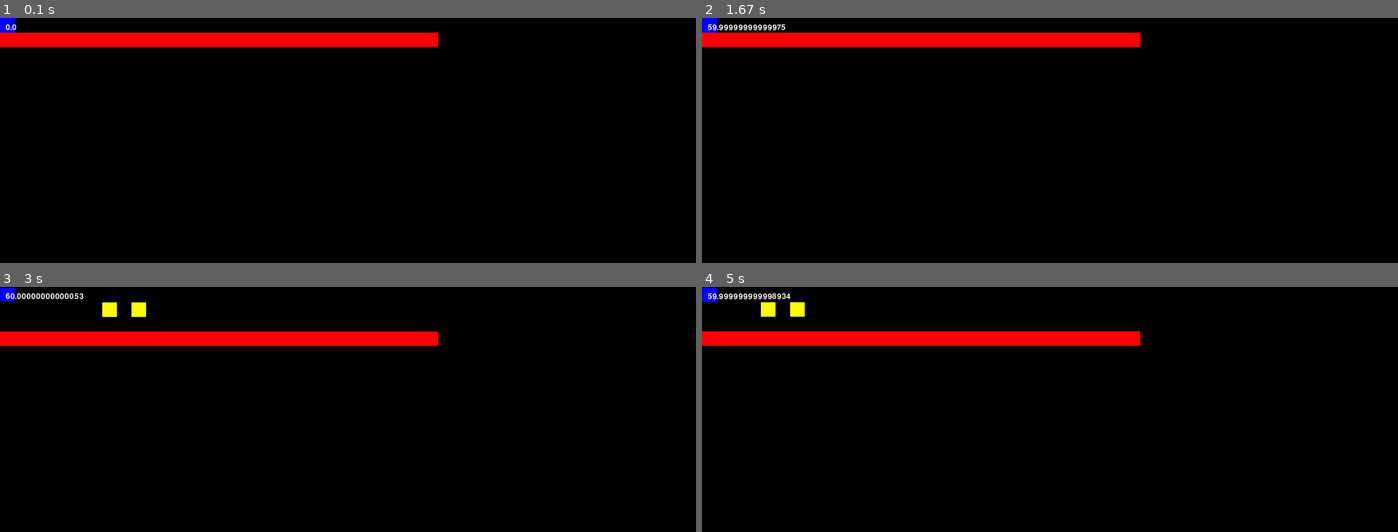
Above: before the commit, frames 1-4 (two rows, left to right).
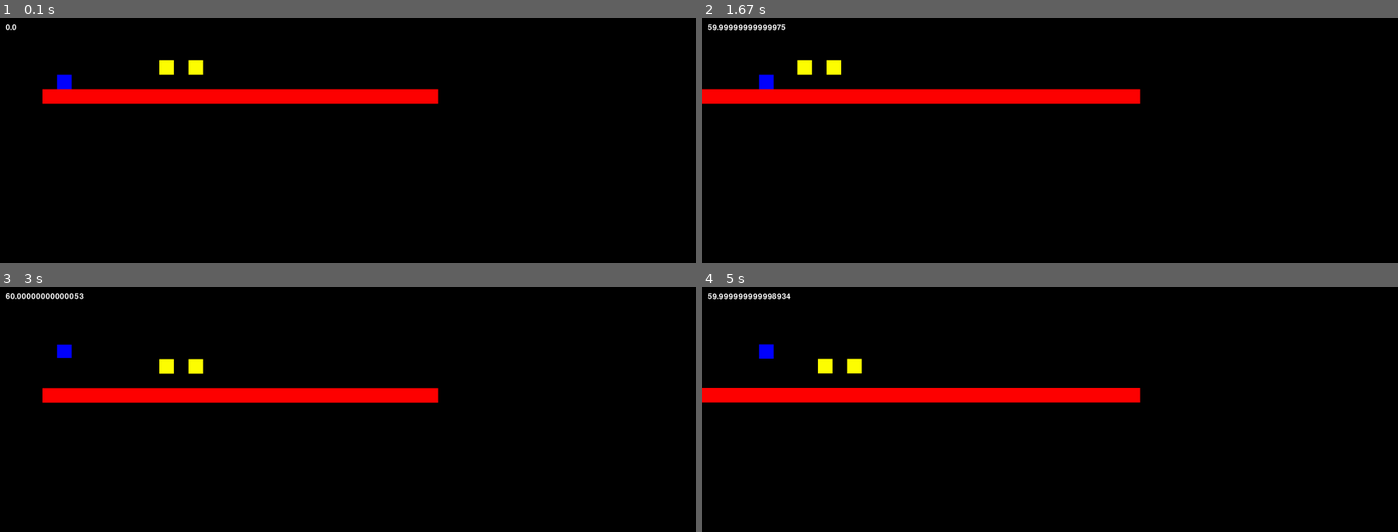
Above: after the commit, the same moments.

Repository: Furkan125/pygame-soru
Game: pygame game, started from main.py
The game is run twice, just before and just after one commit, with the same random seed, the same clock (stepped at 60 frames per second) and the same inputs.
Inputs:
- Up to frame 1 (0.1 s): no input
- Up to frame 2 (1.67 s): hold Right 0.33-0.8 s; hold Up 0.83-1.13 s; hold Right 1.17-1.63 s
- Up to frame 3 (3 s): hold Left 1.67-2.2 s; hold Left 2.23-2.63 s; hold Up from 2.67 s (still down)
- Up to frame 4 (5 s): release Up at 3.03 s; hold Right 3.07-3.7 s; hold Left 3.73-4.2 s; hold Right 4.23-4.7 s; hold Up from 4.73 s (still down)

The runs differ from the first frame. In frame 1, 8.1% of the frame differs, in the area x 0-63%, y 0-36%; in frame 2, 8.4%; in frame 3, 8.3%; in frame 4, 8.5%, in the area x 0-63%, y 0-48%.

Commit message:
Update level.py

Diff:
--- a/level.py
+++ b/level.py
@@ -83,7 +83,7 @@
         self.player = self.create_tile_group(current_level["player"], "player")
         self.coins = self.create_tile_group(current_level["coin"], "coin")
 
-        self.camera = Camera(scene, self.player, 0, 0, 1920, 1080)
+        self.camera = Camera(scene, self.player, 250, 250, 1920, 1080)
 
         self.font = pygame.font.Font(None, 50)
 
